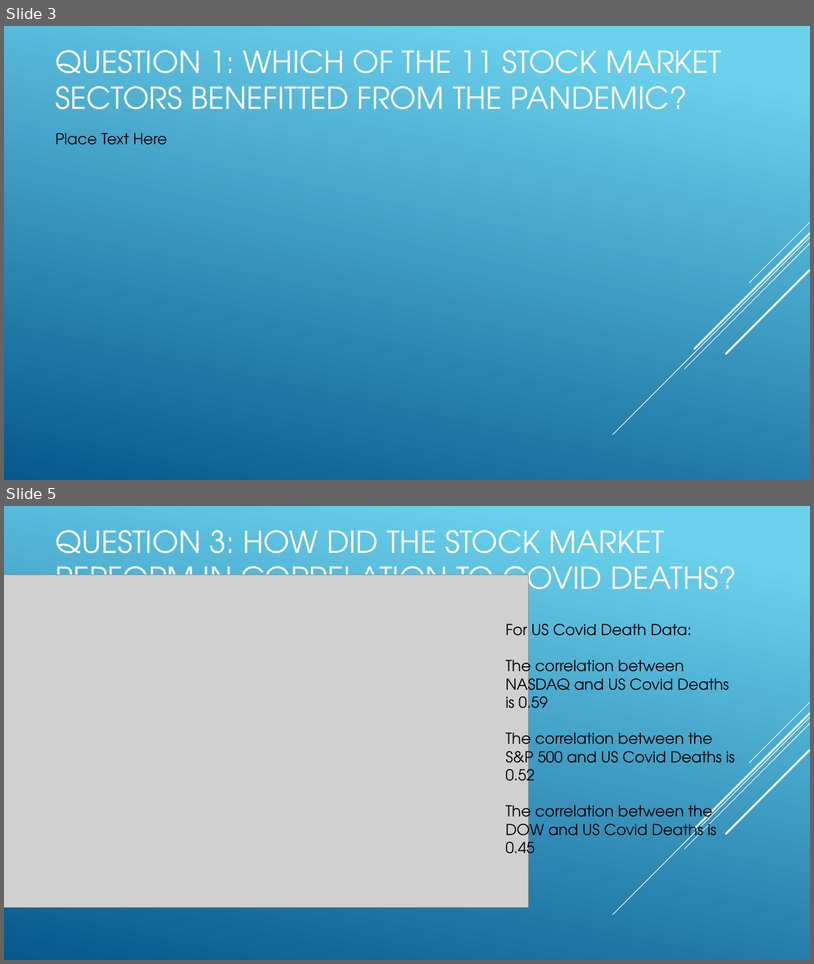
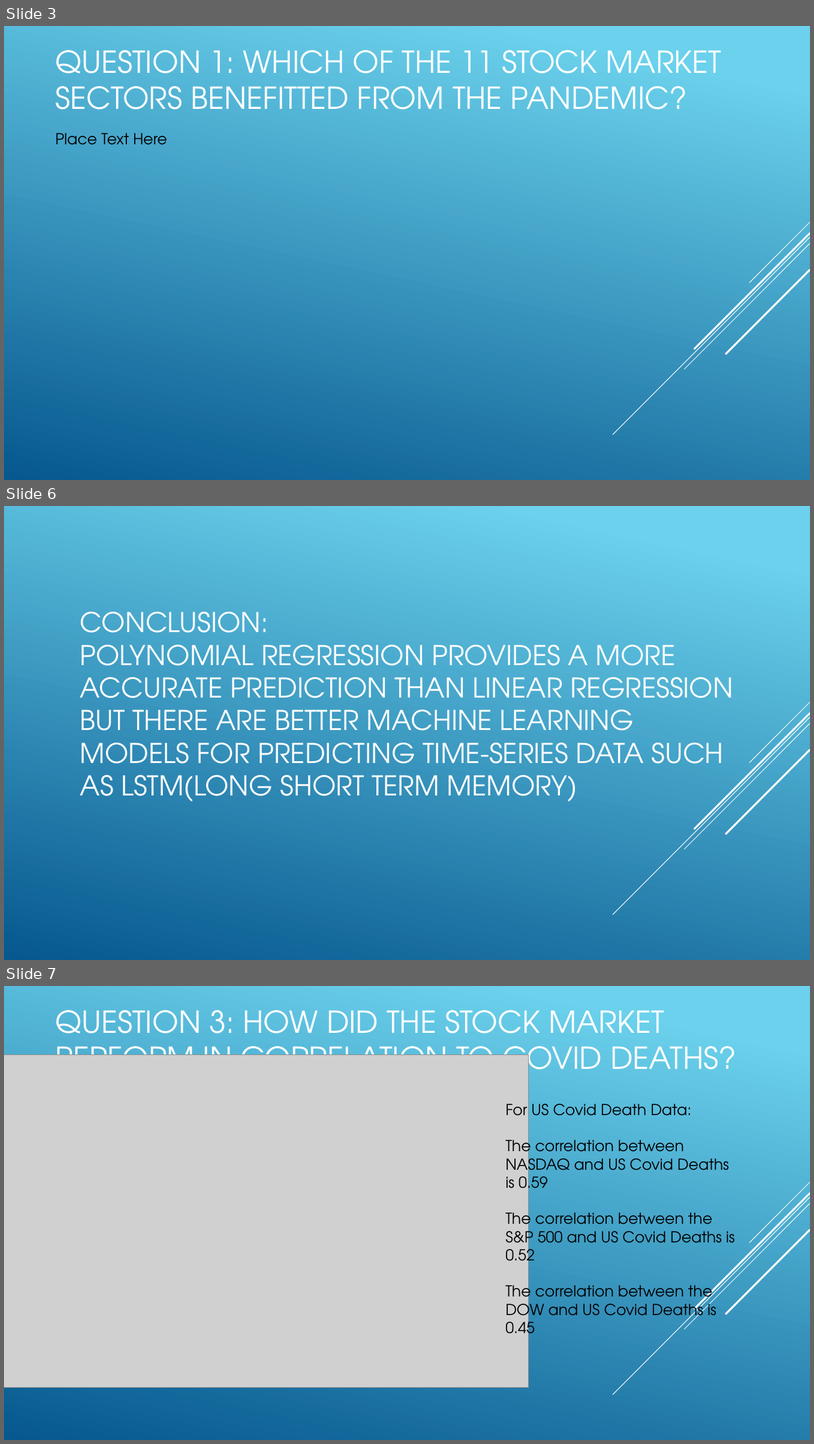
Before and after one commit to Bandelero/Covids-Effect-on-the-Stock-Market, a slide deck: Project1.pptx. Shown one above the other, each under a label of ours: slides 3 and 5 before the commit, slides 3, 6 and 7 after it; the slides between them are not shown. The pictures are 814x964 and 814x1444 pixels, drawn with LibreOffice and Linux fonts; fonts in the diff are those of the drawing; grey boxes stand for pictures. Boxes give left, top, right and bottom in pixels: in the first picture for what was removed or moved away, otherwise in the second. Text is boxed around its words. In the diff, an @@ line names an element or a change of style, - is before the commit and + after.

Commit message:
Prediction section added

```diff
--- a/Project1.pptx
+++ b/Project1.pptx
@@ slide 6 added at box(4, 506, 810, 960), background gradient #6ED2EB to #06588E; not listed: 5 template elements that a slide beside it also shows @@
@@ title added at box(80, 612, 734, 801), 32.4 pt, text #FFFFFF @@
+CONCLUSION:
+POLYNOMIAL REGRESSION PROVIDES A MORE ACCURATE PREDICTION THAN LINEAR REGRESSION BUT THERE ARE BETTER MACHINE LEARNING MODELS FOR PREDICTING TIME-SERIES DATA SUCH AS LSTM(LONG SHORT TERM MEMORY)
@@ what was slide 5 is now slide 7 @@
```
Also in this commit, not shown: 1 slide changed, 1 other slide added.
